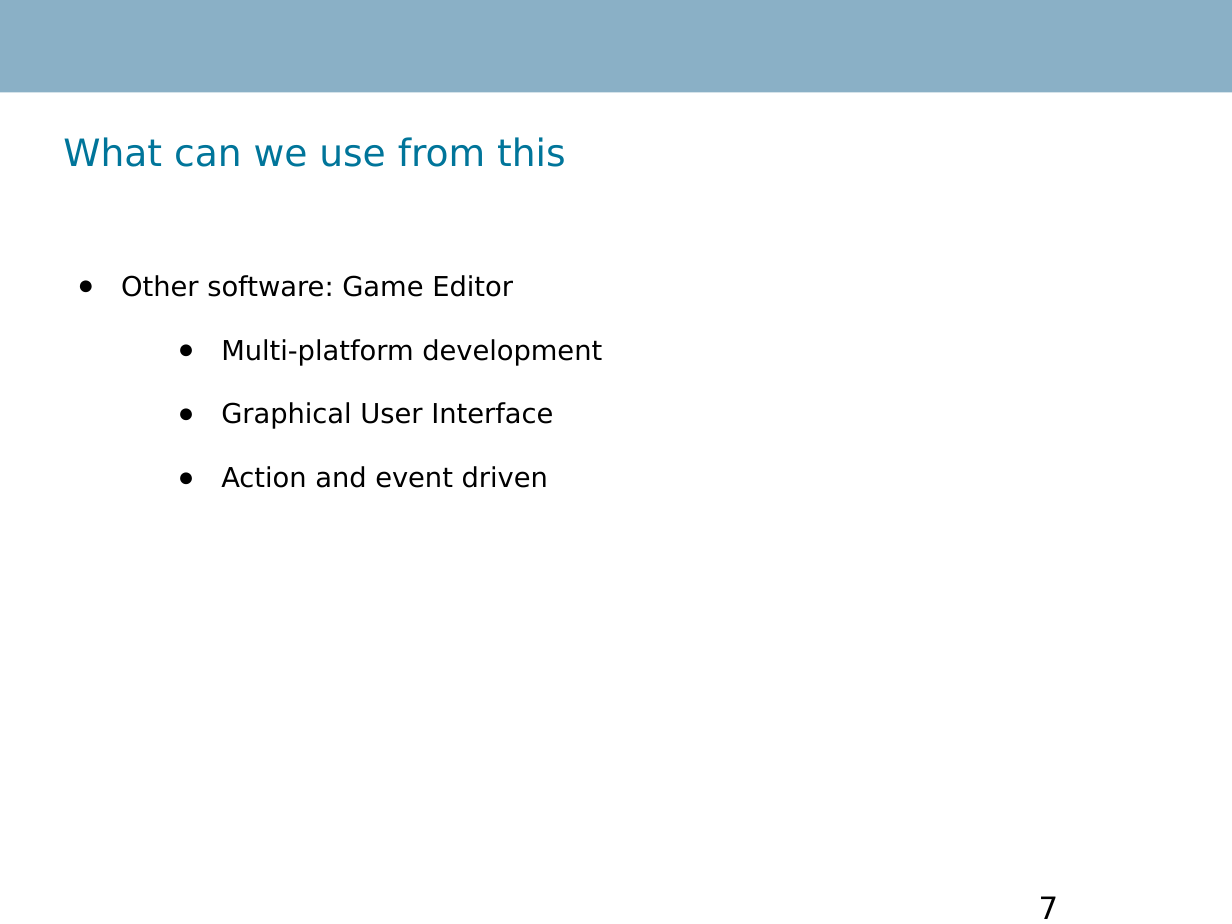
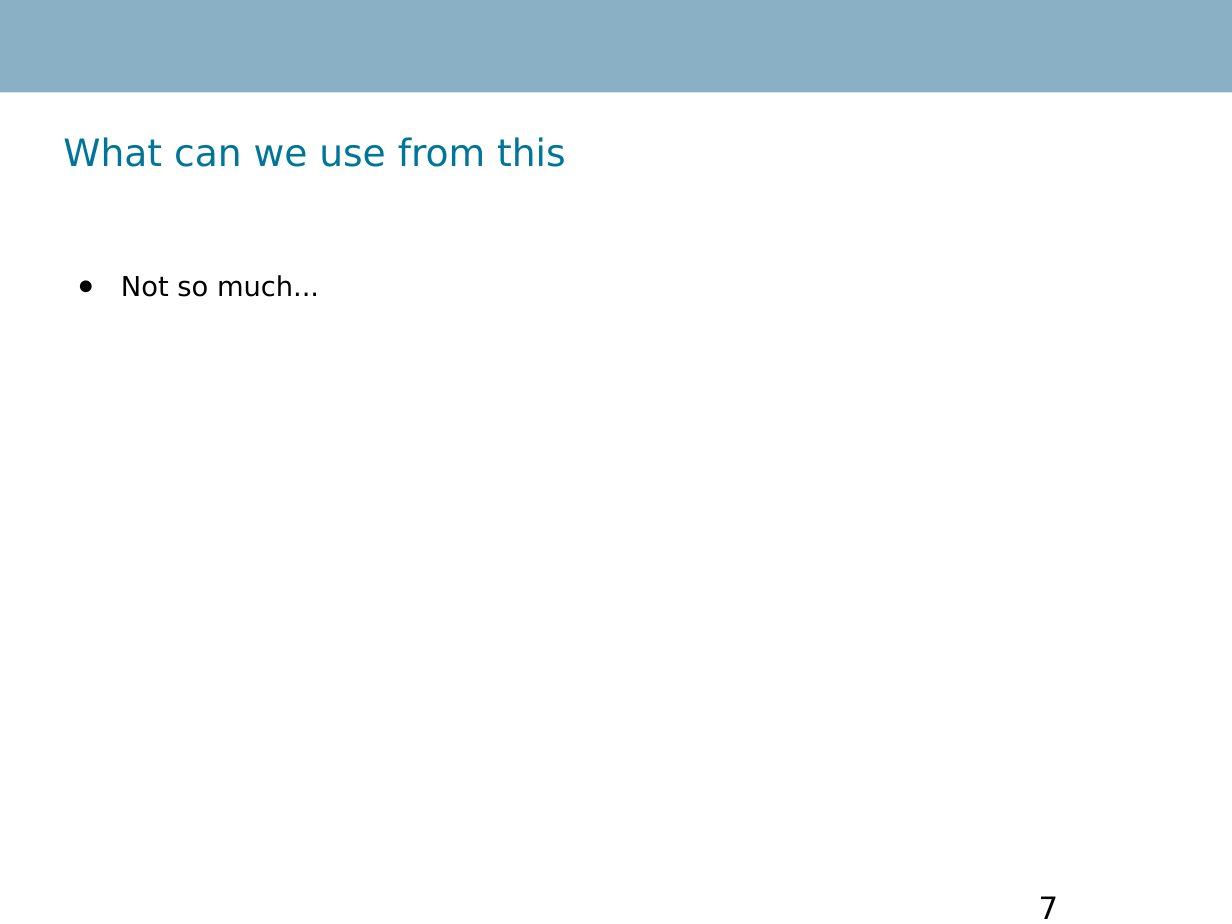
Before and after one commit to RobinTo/AdaptiveGame, a slide deck: slide 7 of IKT426 Research Seminar Report/presentation.ppt. Drawn at 1232x924 pixels with LibreOffice and Linux fonts; fonts in the diff are those of the drawing; background and template pictures are left out. Boxes give left, top, right and bottom in pixels: in the first picture for what was removed or moved away, otherwise in the second. Text is boxed around its words. In the diff, an @@ line names an element or a change of style, - is before the commit and + after.

```diff
--- a/IKT426 Research Seminar Report/presentation.ppt
+++ b/IKT426 Research Seminar Report/presentation.ppt
@@ text at [121, 275, 319, 297]: text changed @@
-● Other software: Game Editor
-  ● Multi-platform development
-  ● Graphical User Interface
-  ● Action and event driven
+● Not so much...
```
Also in this commit, not shown: 2 other slides changed, 2 slides added, 2 slides removed, 2 other files.
